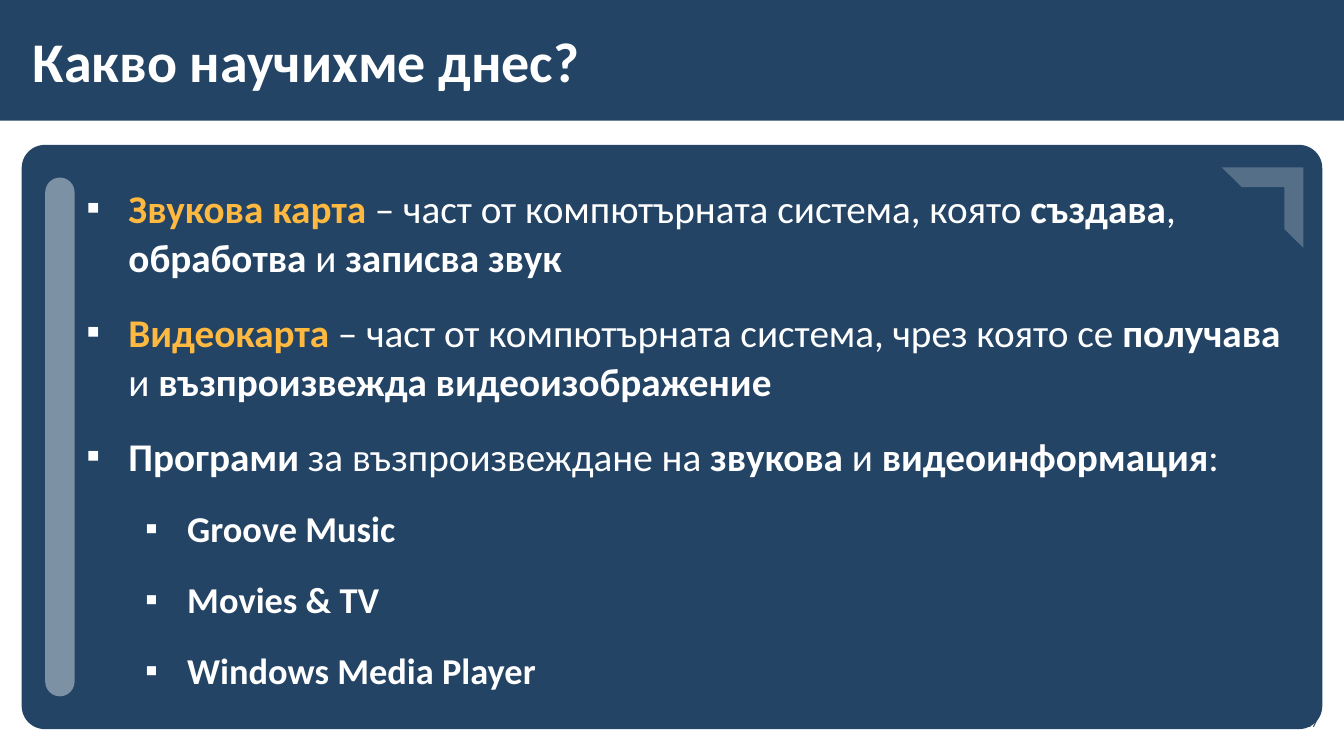
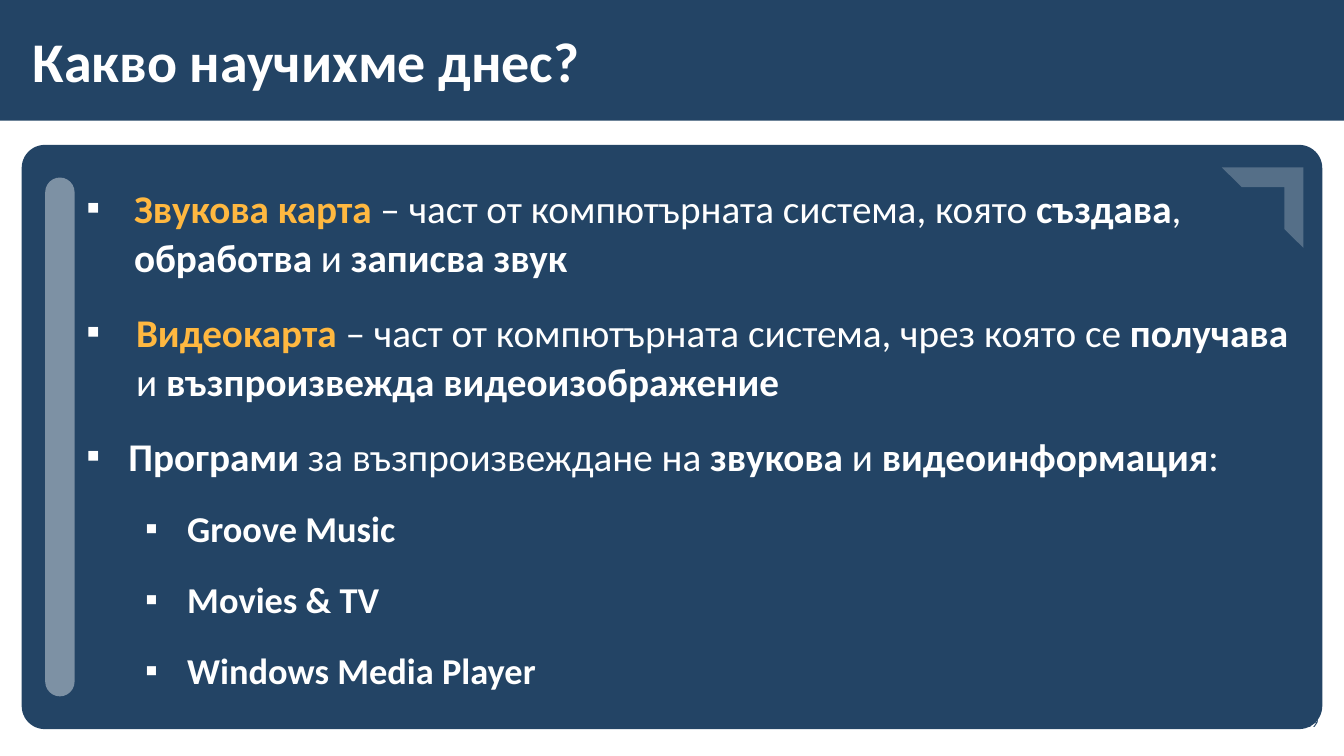
Before and after one commit to BG-IT-Edu/School-Programming, a slide deck: slide 19 of Courses/Computer-Modeling-and-IT/Computer-Modeling-and-IT-5-Class/10-Working-With-Sound-and-Video-Information/10-Working-With-Sound-and-Video-Information.pptx (slide 17 before the commit). Drawn at 1344x756 pixels with LibreOffice and Linux fonts; fonts in the diff are those of the drawing; background and template pictures are left out. Boxes give left, top, right and bottom in pixels: in the first picture for what was removed or moved away, otherwise in the second. Text is boxed around its words. In the diff, an @@ line names an element or a change of style, - is before the commit and + after.

```diff
--- a/Courses/Computer-Modeling-and-IT/Computer-Modeling-and-IT-5-Class/10-Working-With-Sound-and-Video-Information/10-Working-With-Sound-and-Video-Information.pptx
+++ b/Courses/Computer-Modeling-and-IT/Computer-Modeling-and-IT-5-Class/10-Working-With-Sound-and-Video-Information/10-Working-With-Sound-and-Video-Information.pptx
@@ text at bbox=[134, 197, 1288, 403]: indent changed @@
```
Also in this commit, not shown: 5 other slides changed, 2 slides added.
